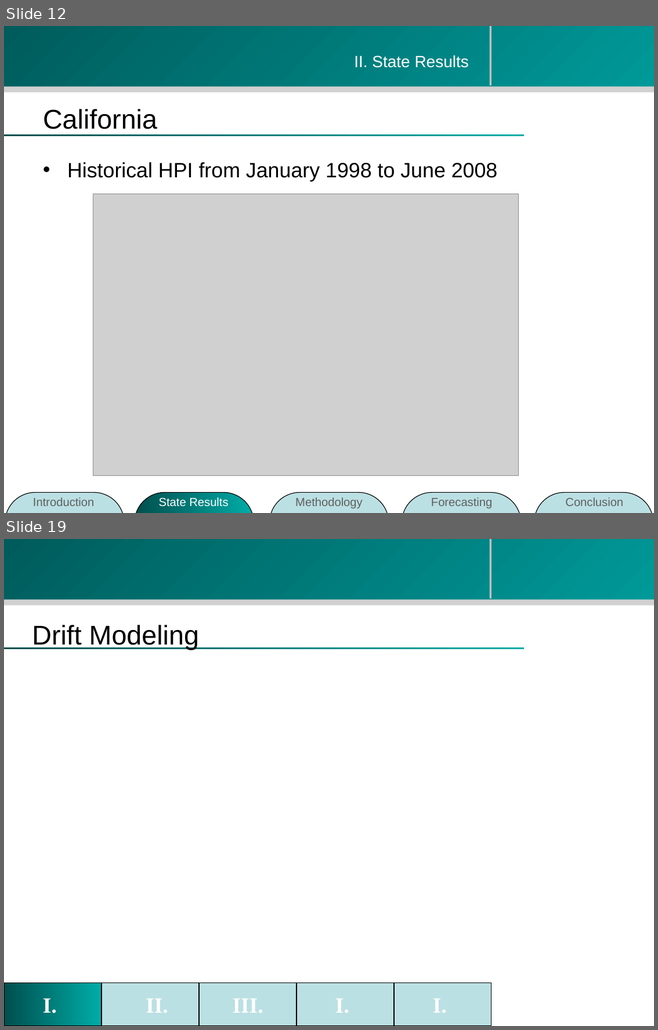
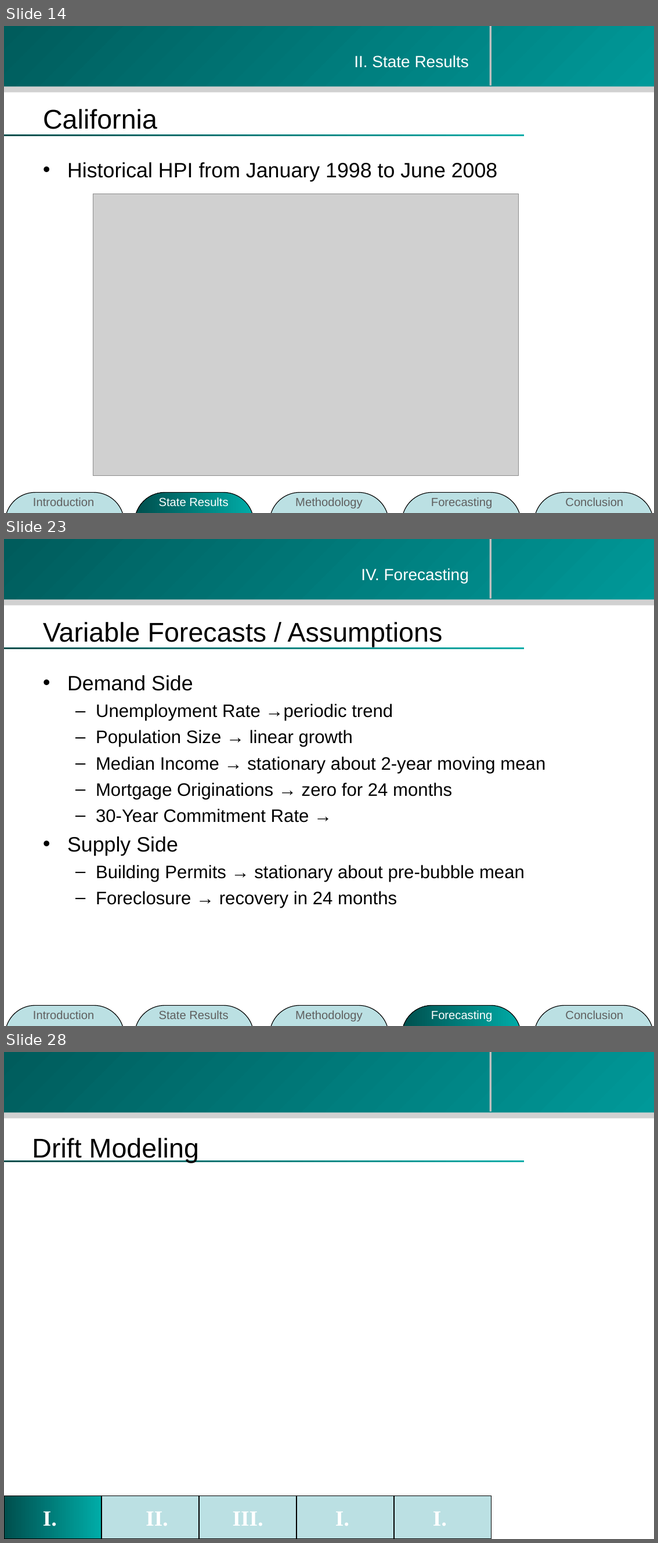
Before and after one commit to zhouzhenghui/svnrepository, a slide deck: SVNRepository/Presentation/M.Eng Final Presentation-take2.ppt. Shown one above the other, each under a label of ours: slides 12 and 19 before the commit, slides 14, 23 and 28 after it; the slides between them are not shown. The pictures are 658x1030 and 658x1543 pixels, drawn with LibreOffice and Linux fonts; fonts in the diff are those of the drawing; grey boxes stand for pictures; background and template pictures are left out. Boxes give left, top, right and bottom in pixels: in the first picture for what was removed or moved away, otherwise in the second. Text is boxed around its words. In the diff, an @@ line names an element or a change of style, - is before the commit and + after.

```diff
--- a/SVNRepository/Presentation/M.Eng Final Presentation-take2.ppt
+++ b/SVNRepository/Presentation/M.Eng Final Presentation-take2.ppt
@@ slide 23 added at (4,539,654,1026), background #FFFFFF; not listed: 4 template elements that a slide beside it also shows @@
@@ text added at (361,568,469,583), 18 pt, text #FFFFFF @@
+IV. Forecasting
@@ title added at (43,622,442,647), 30 pt, text #000000 @@
+Variable Forecasts / Assumptions
@@ text added at (67,675,545,908), 20 pt, text #000000 @@
+• Demand Side
+  – Unemployment Rate →periodic trend
+  – Population Size → linear growth
+  – Median Income → stationary about 2-year moving mean
+  – Mortgage Originations → zero for 24 months
+  – 30-Year Commitment Rate →
+• Supply Side
+  – Building Permits → stationary about pre-bubble mean
+  – Foreclosure → recovery in 24 months
@@ group added at (5,1005,653,1026): 5 rounded rectangles, 5 texts @@
+Introduction
+State Results
+Methodology
+Forecasting
+Conclusion
@@ what was slide 12 is now slide 14 @@
@@ what was slide 19 is now slide 28 @@
```
Also in this commit, not shown: 7 slides changed, 8 other slides added.
